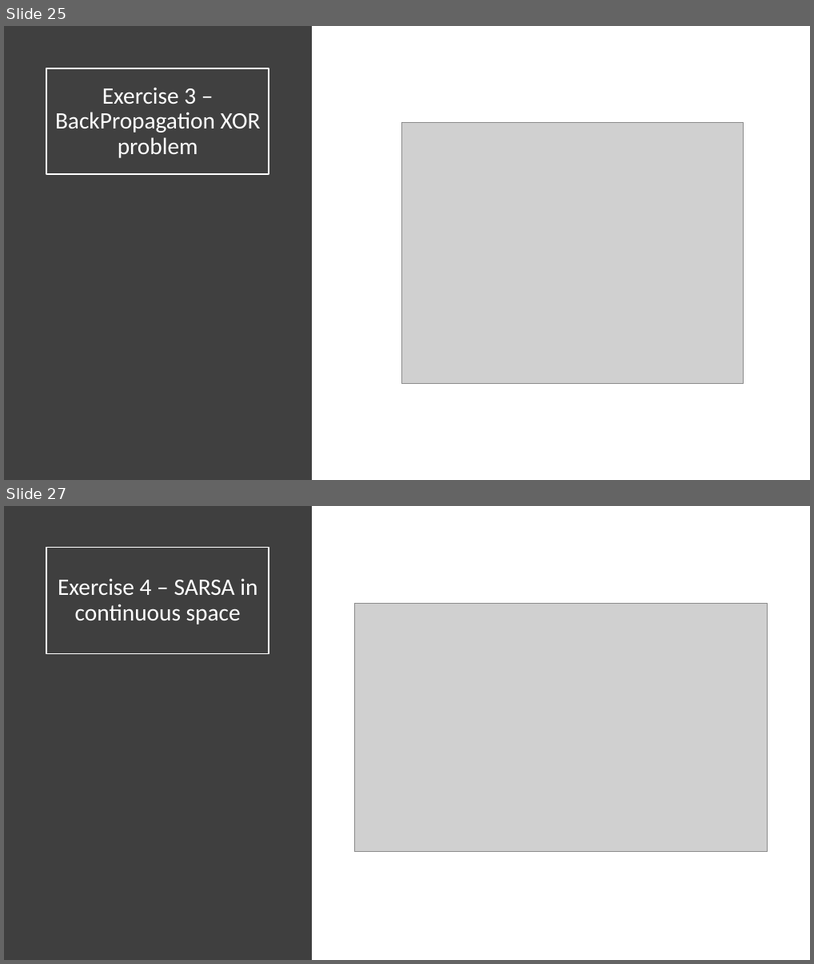
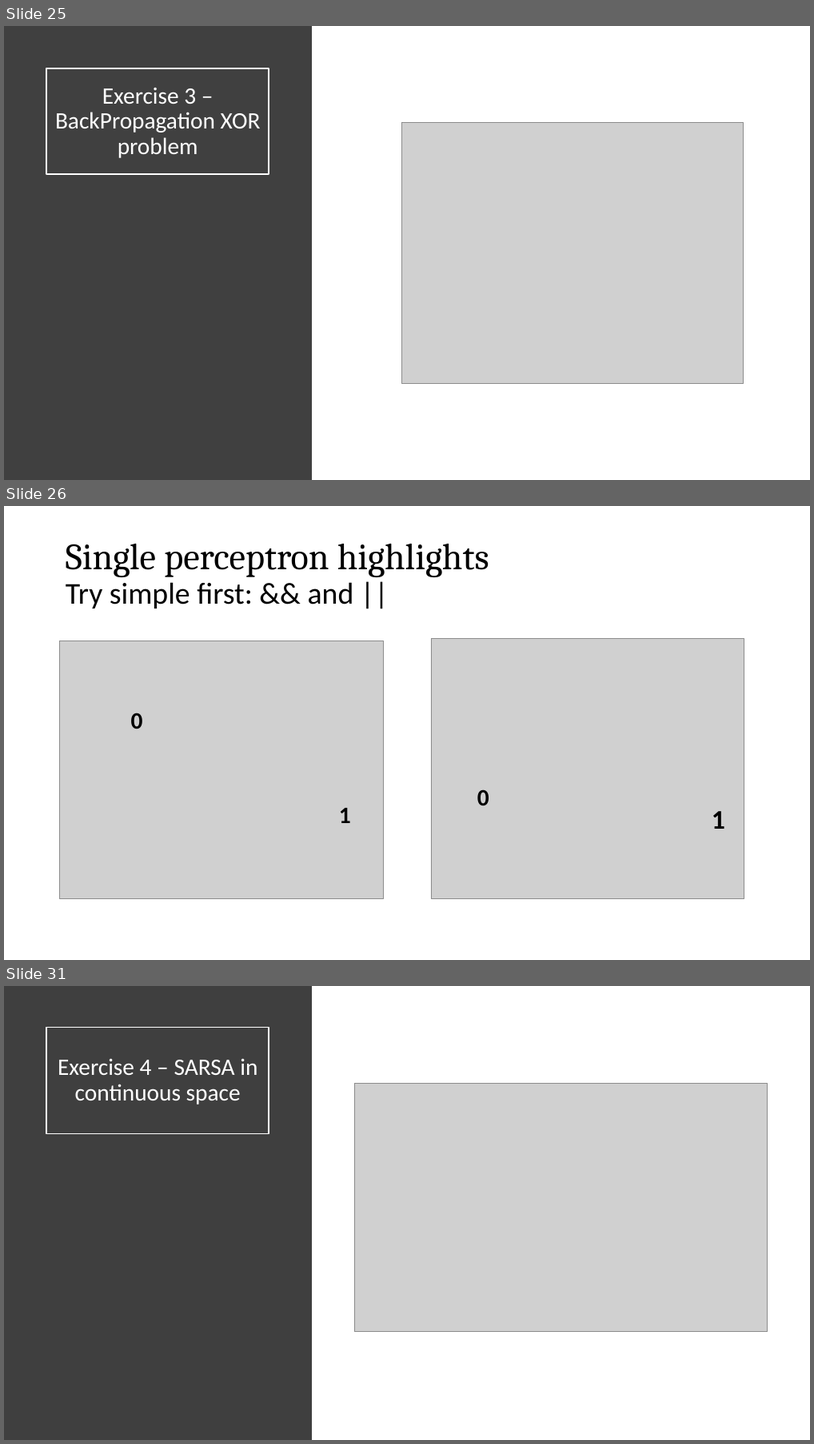
Before and after one commit to mpiffari/ReinforcementLearning2019, a slide deck: Presentation/SDU_SummerSchool_Presentation.pptx. Shown one above the other, each under a label of ours: slides 25 and 27 before the commit, slides 25, 26 and 31 after it; the slides between them are not shown. The pictures are 814x964 and 814x1444 pixels, drawn with LibreOffice and Linux fonts; fonts in the diff are those of the drawing; grey boxes stand for pictures. Boxes give left, top, right and bottom in pixels: in the first picture for what was removed or moved away, otherwise in the second. Text is boxed around its words. In the diff, an @@ line names an element or a change of style, - is before the commit and + after.

```diff
--- a/Presentation/SDU_SummerSchool_Presentation.pptx
+++ b/Presentation/SDU_SummerSchool_Presentation.pptx
@@ slide 26 added at (4, 506, 810, 960), background #FFFFFF @@
@@ title added at (66, 544, 490, 608), 44 pt, text #000000 @@
+Single perceptron highlights
+Try simple first: && and ||
@@ picture added at (60, 641, 383, 899) @@
@@ picture added at (431, 639, 745, 899) @@
@@ text added at (131, 712, 143, 728), 28 pt, text #000000, bold @@
+0
@@ text added at (478, 789, 490, 805), 28 pt, text #000000, bold @@
+0
@@ text added at (339, 808, 351, 823), 28 pt, text #000000, bold @@
+1
@@ text added at (712, 811, 726, 828), 32 pt, text #000000, bold @@
+1
@@ what was slide 27 is now slide 31 @@
```
Also in this commit, not shown: 1 slide changed, 3 other slides added, 10 other files.
